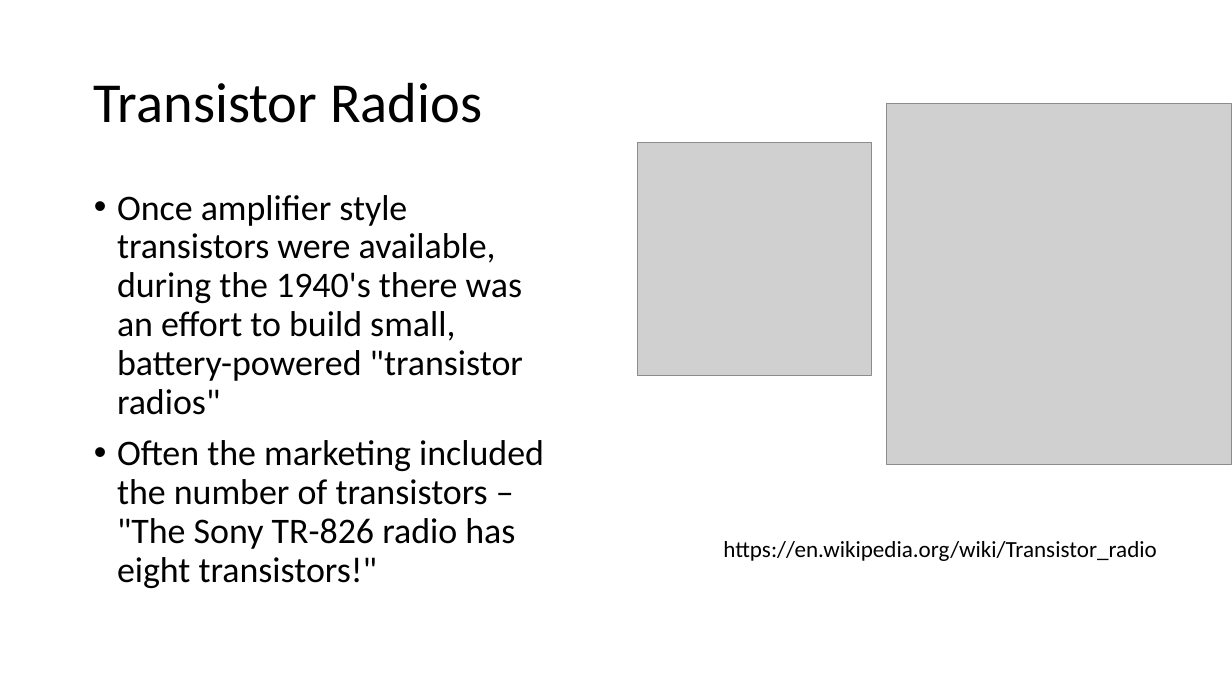
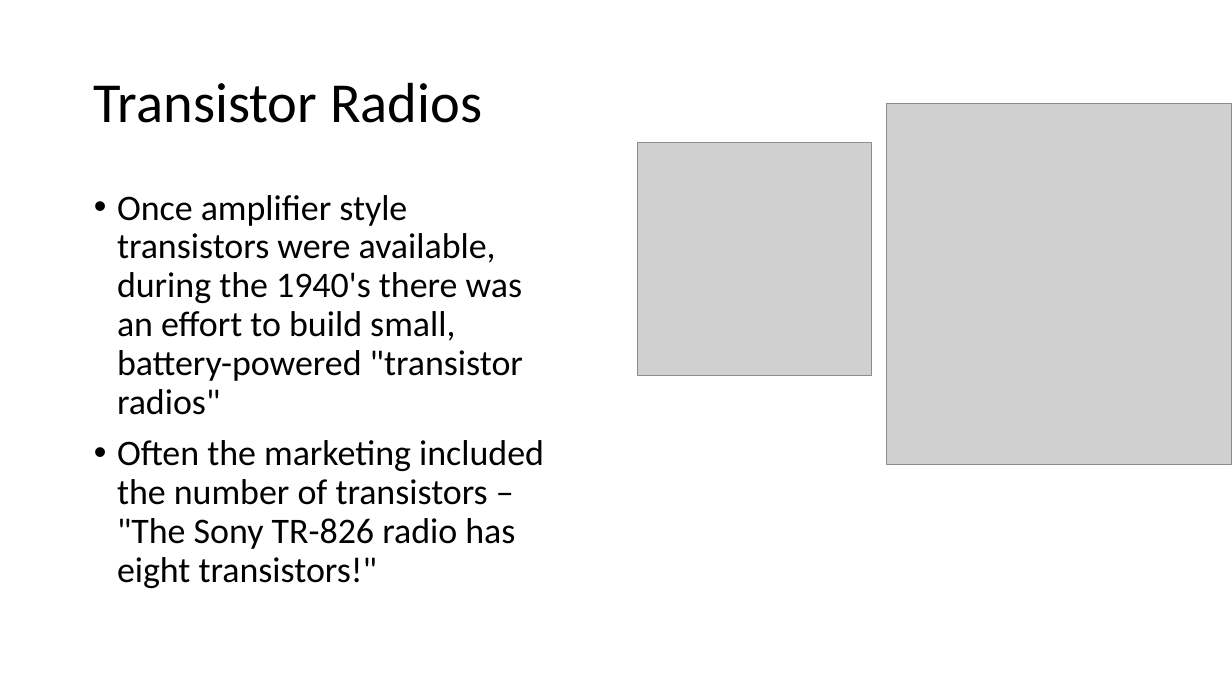
Before and after one commit to csev/ca4e, a slide deck: slide 11 of lectures/02-SolidState.pptx. Drawn at 1232x693 pixels with LibreOffice and Linux fonts; fonts in the diff are those of the drawing; grey boxes stand for pictures. Boxes give left, top, right and bottom in pixels: in the first picture for what was removed or moved away, otherwise in the second. Text is boxed around its words. In the diff, an @@ line names an element or a change of style, - is before the commit and + after.

```diff
--- a/lectures/02-SolidState.pptx
+++ b/lectures/02-SolidState.pptx
@@ text removed at bbox=[723, 541, 1156, 561] @@
-https://en.wikipedia.org/wiki/Transistor_radio
```
Also in this commit, not shown: 12 other slides changed, 1 slide removed, 2 other files.
